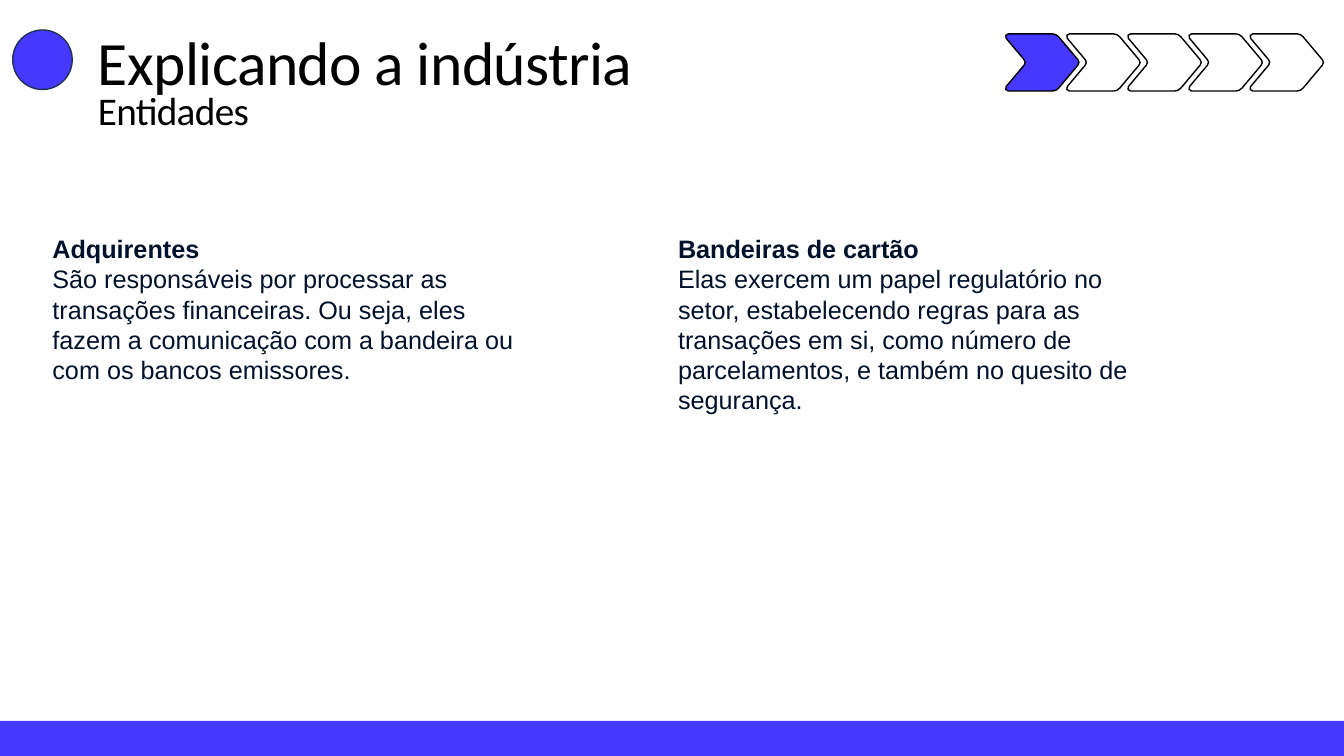
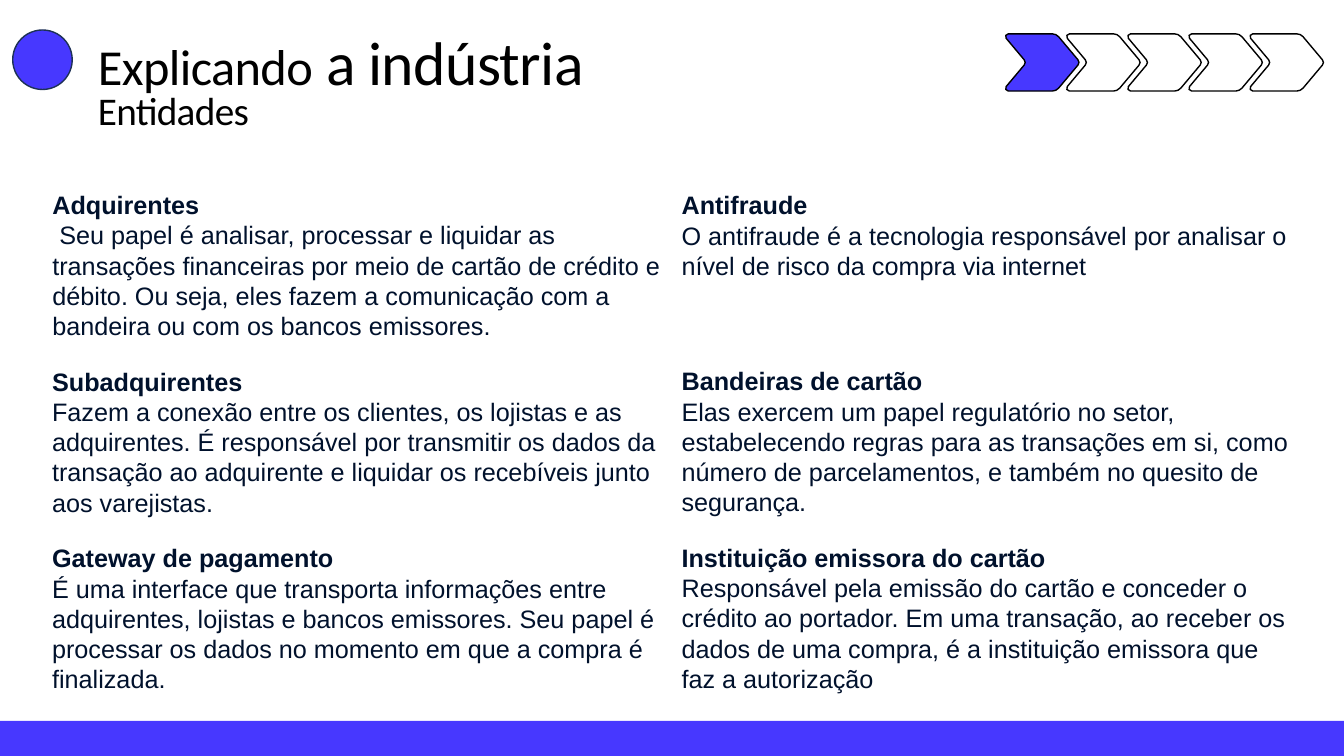
Before and after one commit to andreggalvao/CloudWalk-test, a slide deck: slide 3 of PPT-Teste.pptx. Drawn at 1344x756 pixels with LibreOffice and Linux fonts; fonts in the diff are those of the drawing. Boxes give left, top, right and bottom in pixels: in the first picture for what was removed or moved away, otherwise in the second. Text is boxed around its words. In the diff, an @@ line names an element or a change of style, - is before the commit and + after.

```diff
--- a/PPT-Teste.pptx
+++ b/PPT-Teste.pptx
@@ text "Explicando a indústria" at (x1=98, y1=42, x2=583, y2=93): size 44 to 36 pt in "Explicando" @@
@@ text "Adquirentes" moved from (x1=52, y1=239, x2=513, y2=380) to (x1=52, y1=195, x2=660, y2=336) @@
@@ text added at (x1=682, y1=195, x2=1286, y2=280), 18 pt, text #00112C @@
+Antifraude
+O antifraude é a tecnologia responsável por analisar o nível de risco da compra via internet
@@ text at (x1=52, y1=225, x2=660, y2=336): text changed @@
-São responsáveis por processar as transações financeiras. Ou seja, eles fazem a comunicação com a bandeira ou com os bancos emissores.
+Seu papel é analisar, processar e liquidar as transações financeiras por meio de cartão de crédito e débito. Ou seja, eles fazem a comunicação com a bandeira ou com os bancos emissores.
@@ text added at (x1=52, y1=372, x2=655, y2=517), 18 pt, text #00112C @@
+Subadquirentes
+Fazem a conexão entre os clientes, os lojistas e as adquirentes. É responsável por transmitir os dados da transação ao adquirente e liquidar os recebíveis junto aos varejistas.
@@ text "Bandeiras de cartão" rewrapped from (x1=678, y1=239, x2=1127, y2=385) to (x1=682, y1=371, x2=1288, y2=487) @@
@@ text added at (x1=52, y1=548, x2=654, y2=689), 18 pt, text #00112C @@
+Gateway de pagamento
+É uma interface que transporta informações entre adquirentes, lojistas e bancos emissores. Seu papel é processar os dados no momento em que a compra é finalizada.
@@ text added at (x1=682, y1=548, x2=1285, y2=663), 18 pt, text #00112C @@
+Instituição emissora do cartão
+Responsável pela emissão do cartão e conceder o crédito ao portador. Em uma transação, ao receber os dados de uma compra, é a instituição emissora que faz a autorização
```
Also in this commit, not shown: 1 other slide changed, 20 slides added, 4 slides removed, 2 other files.
